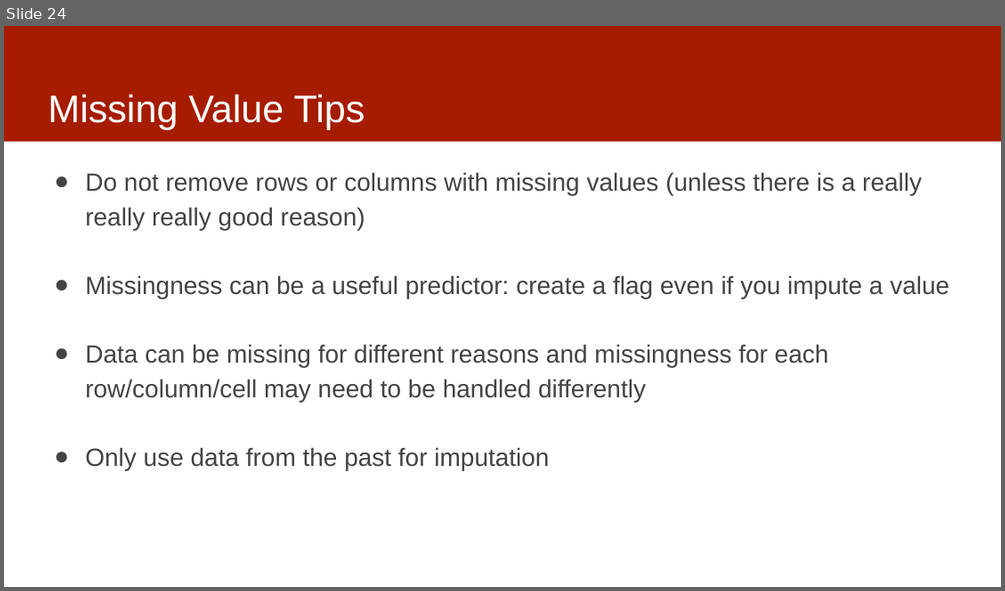
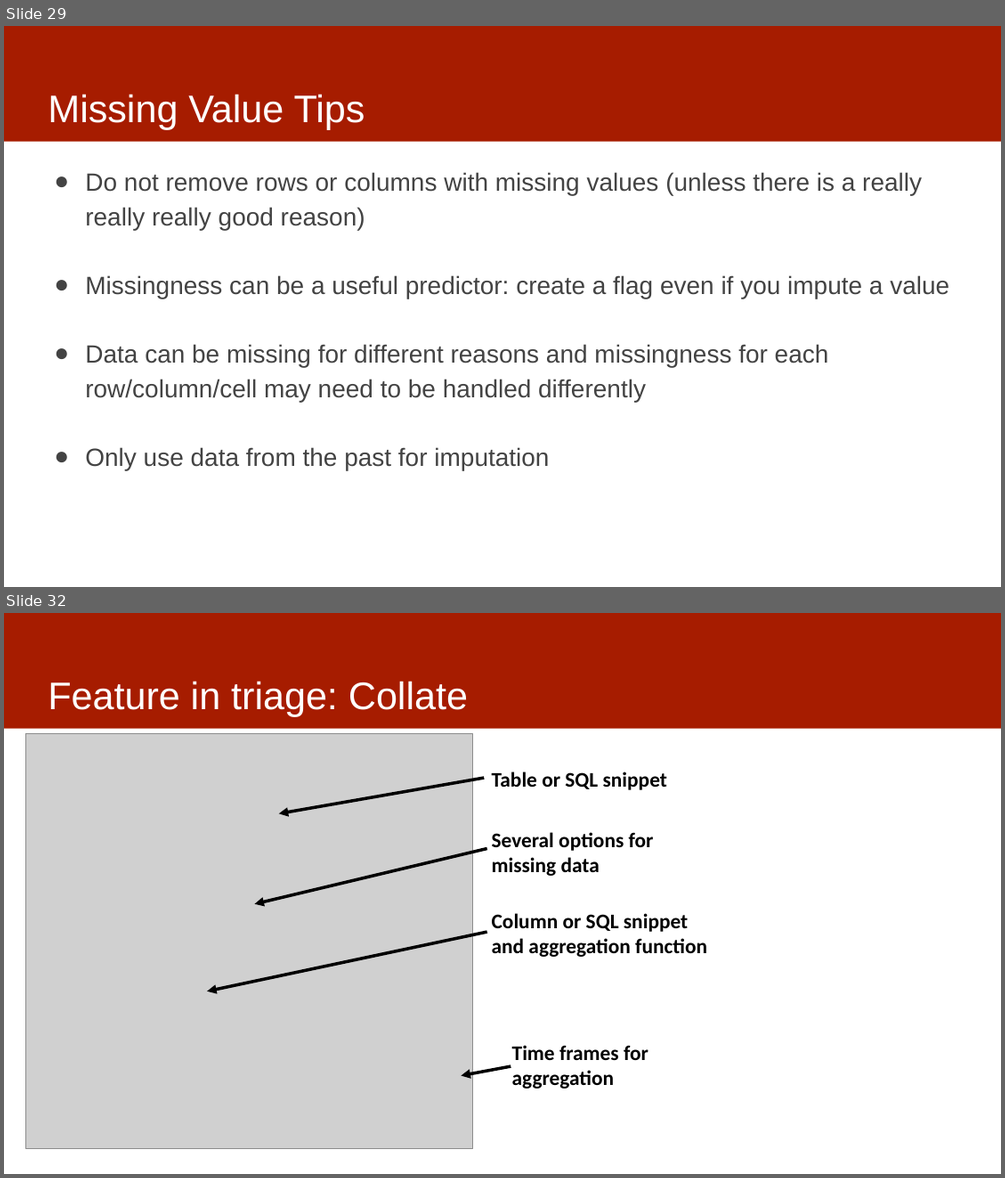
Before and after one commit to dssg/mlforpublicpolicylab, a slide deck: 07 - Features/features-and-imputation.pptx. Shown one above the other, each under a label of ours: slide 24 before the commit, slides 29 and 32 after it; the slides between them are not shown. The pictures are 1005x591 and 1005x1178 pixels, drawn with LibreOffice and Linux fonts; fonts in the diff are those of the drawing; grey boxes stand for pictures. Boxes give left, top, right and bottom in pixels: in the first picture for what was removed or moved away, otherwise in the second. Text is boxed around its words. In the diff, an @@ line names an element or a change of style, - is before the commit and + after.

Commit message:
updates to features slides

```diff
--- a/07 - Features/features-and-imputation.pptx
+++ b/07 - Features/features-and-imputation.pptx
@@ slide 32 added at (4,613,1001,1174), background #FFFFFF; not listed: 1 template element that a slide beside it also shows @@
@@ title added at (48,681,468,717), 37 pt, text #FFFFFF @@
+Feature in triage: Collate
@@ picture added at (25,733,473,1149) @@
@@ text added at (492,771,667,790), 20 pt, text #000000, bold @@
+Table or SQL snippet
@@ arrow added from (484, 778) to (279, 813), #000000 3 pt @@
@@ arrow added from (487, 849) to (254, 904), #000000 3 pt @@
@@ text added at (492,832,654,876), 20 pt, text #000000, bold @@
+Several options for missing data
@@ arrow added from (487, 932) to (208, 991), #000000 3 pt @@
@@ text added at (492,913,707,957), 20 pt, text #000000, bold @@
+Column or SQL snippet
+and aggregation function
@@ arrow added from (511, 1066) to (461, 1076), #000000 3 pt @@
@@ text added at (512,1045,648,1088), 20 pt, text #000000, bold @@
+Time frames for aggregation
@@ what was slide 24 is now slide 29 @@
```
Also in this commit, not shown: 9 slides changed, 8 other slides added.
